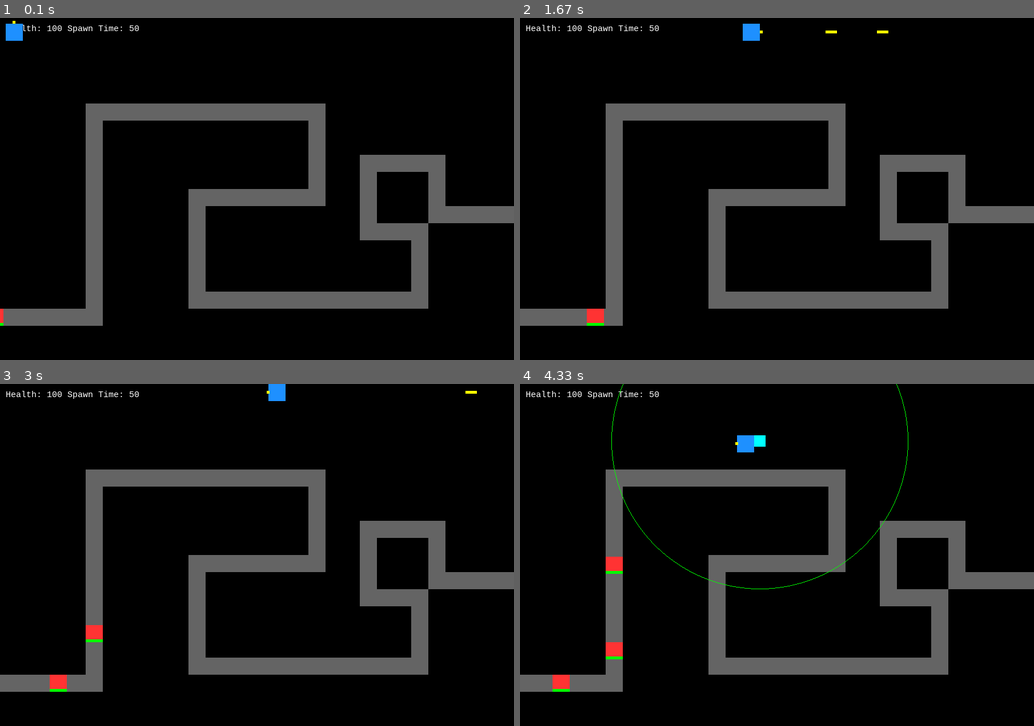
Above: before the commit, frames 1-4 (two rows, left to right).
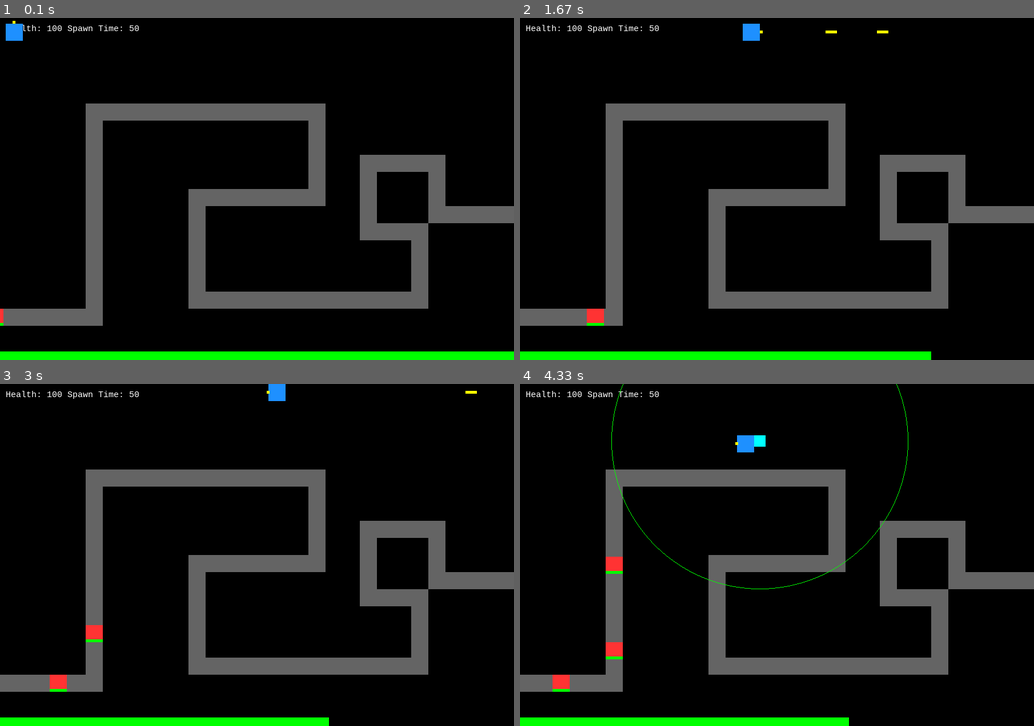
Above: after the commit, the same moments.

Repository: JasZhe/Tower-Defense
Game: pygame game, started from game.py
The game is run twice, just before and just after one commit, with the same random seed, the same clock (stepped at 60 frames per second) and the same inputs.
Inputs:
- Up to frame 1 (0.1 s): no input
- Up to frame 2 (1.67 s): hold 9 0.33-0.8 s; hold Right 0.33-0.8 s; hold = 0.83-1.3 s; hold Right 0.83-1.3 s; tap Space at 0.9, 1.2, 1.4 s; tap - at 0.98 s; hold Right from 1.33 s (still down); tap 0 at 1.48 s
- Up to frame 3 (3 s): tap Space at 1.7, 1.9, 2.23, 2.53, 2.73 s; release Right at 1.8 s; hold Up 1.83-2.13 s; hold Right 2.17-2.63 s; tap - at 2.32 s; hold Left from 2.67 s (still down); tap 0 at 2.82 s
- Up to frame 4 (4.33 s): tap Space at 3.03, 3.3, 4.3 s; release Left at 3.2 s; hold Down 3.23-3.53 s; tap T at 3.57 s; tap U at 3.9 s; hold Left from 4.23 s (still down)

The runs differ from the first frame. In frame 1, 2.5% of the frame differs, in the area x 0-100%, y 97-100%; in frame 2, 2.0%; in frame 3, 1.6%; in frame 4, 1.6%.

Commit message:
Added HP bar class and added master HP in the game

Diff:
--- a/classes.py
+++ b/classes.py
@@ -304,3 +304,58 @@
             for col in range(0, col_count):
                 if self.is_path(row, col):
                     pygame.draw.rect(display, path_colour, [col * self.grid_size, row * self.grid_size, self.grid_size, self.grid_size])
+
+
+class HP_Bar:
+    def __init__(self, max_hp = 100, x = 0, y = 0, width = 200, height = 20,
+                colour_high = (0, 255, 0), colour_med = (255, 153, 51), colour_low = (255, 51, 51)):
+        self.max_hp = max_hp
+        self.hp = max_hp
+        self.x = x
+        self.y = y
+        self.width = width
+        self.height = height
+        self.colour_high = colour_high
+        self.colour_med = colour_med
+        self.colour_low = colour_low
+
+    def increase_hp(self, value):
+        self.hp = min(self.max_hp, self.hp + value)
+
+    def decrease_hp(self, value):
+        self.hp = max(0, self.hp - value)
+
+    def set_hp(self, value):
+        self.hp = value
+        self.max_hp = max(self.max_hp, value)
+
+    def increase_max_hp(self, value):
+        self.max_hp = self.max_hp + value
+
+    def decrease_max_hp(self, value):
+        self.max_hp = max(0, self.max_hp - value)
+        self.hp = min(self.max_hp, self.hp)
+
+    def is_empty(self):
+        return self.hp <= 0
+
+    def percent_hp(self):
+        if self.max_hp != 0:
+            return round(float(self.hp) / self.max_hp, 2)
+        return None
+
+    def replenish(self):
+        self.set_hp(self.max_hp)
+
+    def draw(self, screen):
+        pygame.draw.rect(screen, (0, 0, 0), [self.x, self.y, self.width, self.height])
+        if not self.is_empty():
+            percent = self.percent_hp()
+            colour = None
+            if percent > 0.5:
+                colour = self.colour_high
+            elif percent > 0.3:
+                colour = self.colour_med
+            else:
+                colour = self.colour_low
+            pygame.draw.rect(screen, colour, [self.x, self.y, int(self.width * percent), self.height])
--- a/game.py
+++ b/game.py
@@ -75,6 +75,7 @@
 # Player info
 player = Player(pygame.Rect((10, 10), (GRID_SIZE, GRID_SIZE)), BLUE, WIDTH, HEIGHT,
     TICK_SPEED / FRAME_RATE, TICK_SPEED / FRAME_RATE, gun_colour = YELLOW)
+master_hp = HP_Bar(100, 0, HEIGHT - 15, WIDTH, 15)
 
 # enemy stuff
 enemy_list = []
@@ -129,6 +130,17 @@
         if event.type == pygame.QUIT:
             pygame.quit()
             sys.exit()
+
+        # keyboard press, no holding down
+        if event.type == pygame.KEYDOWN:
+            if event.key == pygame.K_MINUS:
+                master_hp.decrease_hp(10)
+            if event.key == pygame.K_EQUALS:
+                master_hp.increase_hp(10)
+            if event.key == pygame.K_0:
+                master_hp.increase_max_hp(10)
+            if event.key == pygame.K_9:
+                master_hp.decrease_max_hp(10)
 
     # Every clock update the counter will increment by one, when spawn_time
     # ticks have passed an enemy will spawn.
@@ -397,6 +409,7 @@
             else:
                 colour = RED
 
+        master_hp.draw(screen)
         pygame.draw.rect(screen, colour,
             [enemy.body.x, enemy.body.y + enemy.body.height - 5, enemy.body.width * enemy.hp / enemy.max_hp, 5])
         enemy.update()
